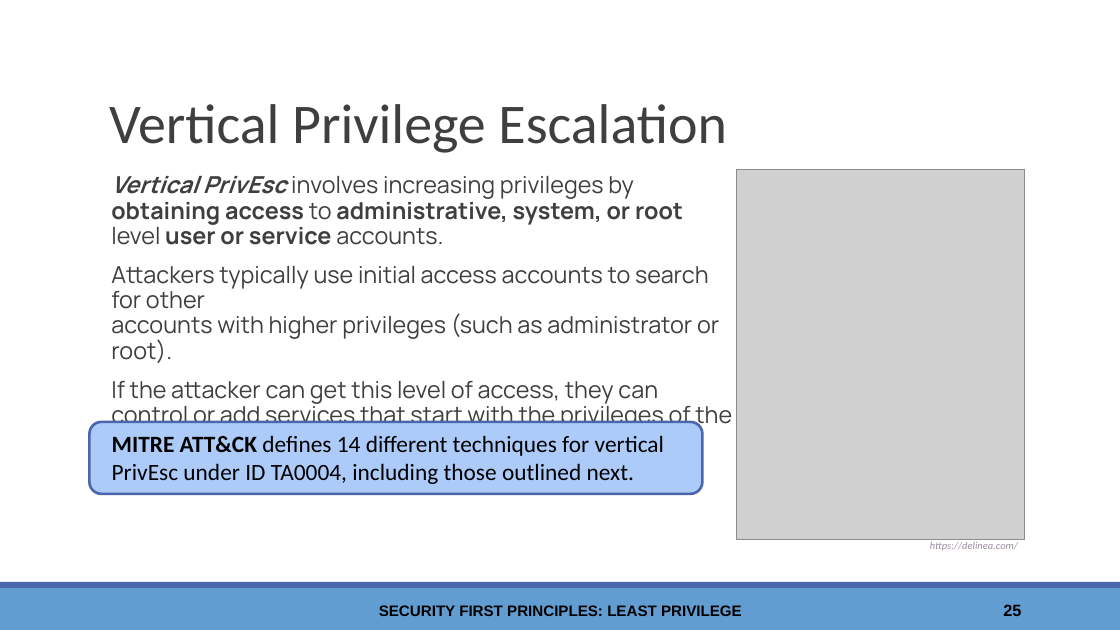
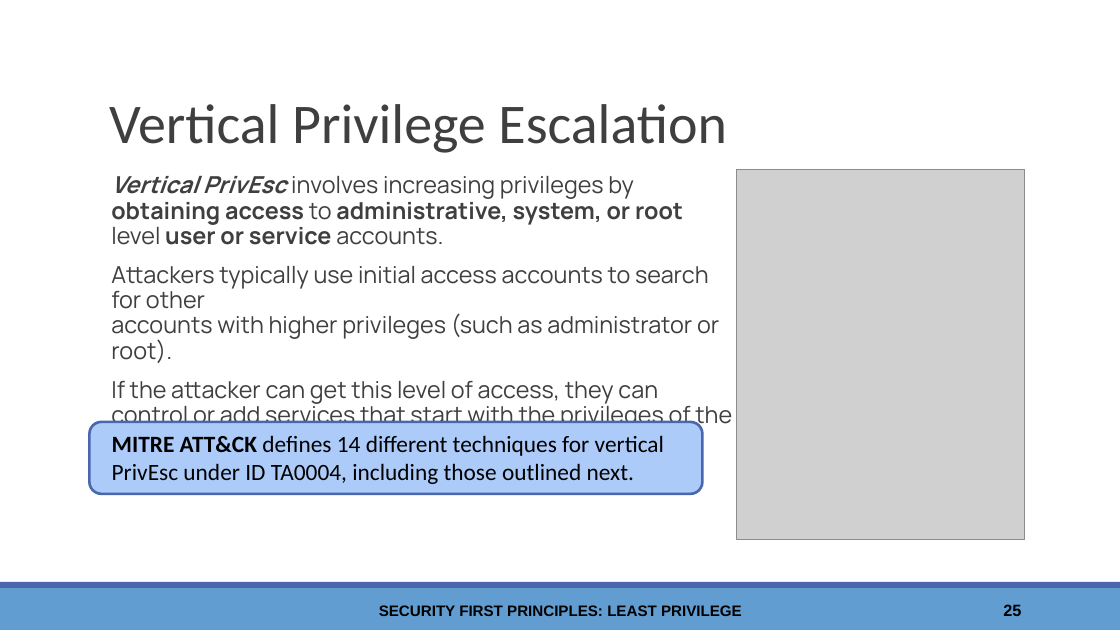
Before and after one commit to wwt9829/csc840-securityfirst, a slide deck: slide 25 of Least Privilege - Slides.pptx. Drawn at 1120x630 pixels with LibreOffice and Linux fonts; fonts in the diff are those of the drawing; grey boxes stand for pictures; background and template pictures are left out. Boxes give left, top, right and bottom in pixels: in the first picture for what was removed or moved away, otherwise in the second. Text is boxed around its words. In the diff, an @@ line names an element or a change of style, - is before the commit and + after.

Commit message:
slides typo

```diff
--- a/Least Privilege - Slides.pptx
+++ b/Least Privilege - Slides.pptx
@@ text removed at [930, 542, 1018, 551] @@
-https://delinea.com/
```
Also in this commit, not shown: 1 other file.
